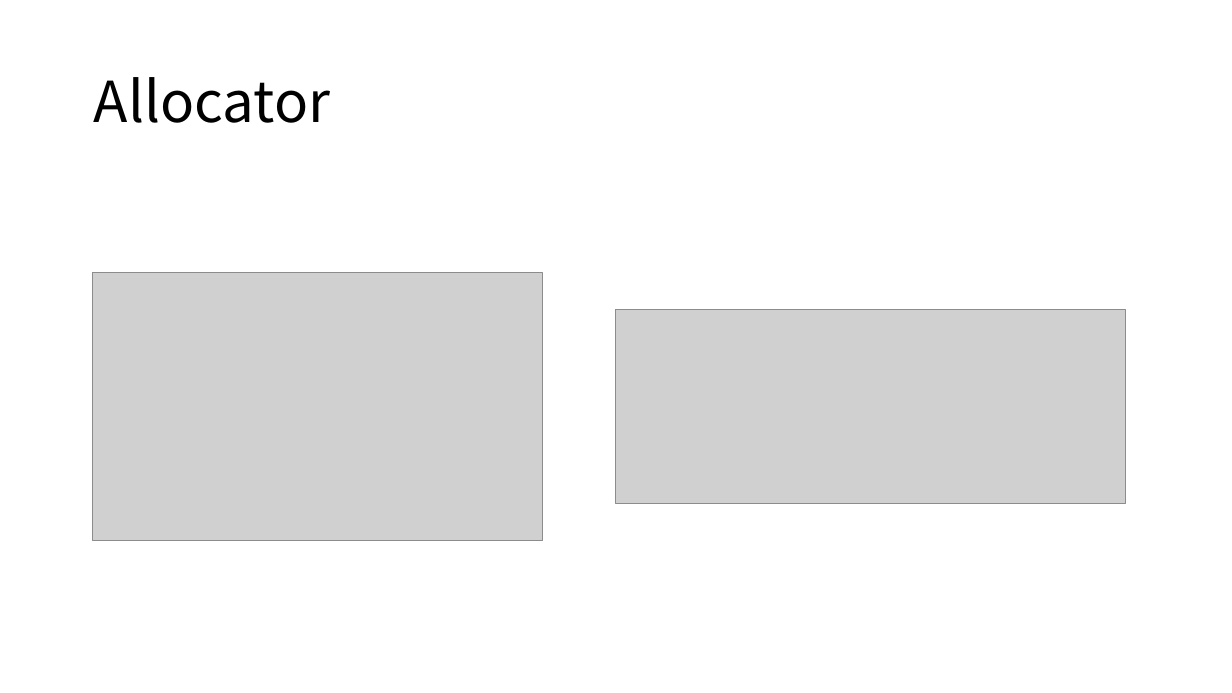
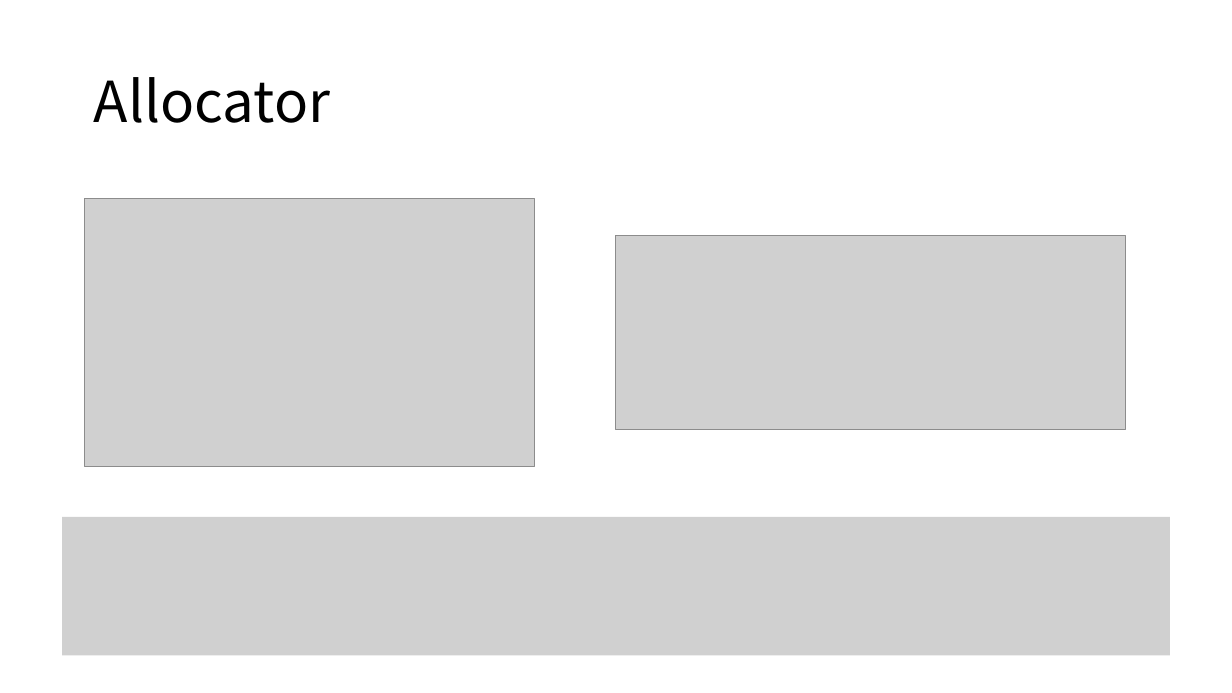
Before and after one commit to golbang2/kospi_portfolio_reinforcement_learning, a slide deck: slide 7 of kospi_portfolio_reinforcement_learning/포트폴리오 강화학습.pptx (slide 6 before the commit). Drawn at 1232x693 pixels with LibreOffice and Linux fonts; fonts in the diff are those of the drawing; grey boxes stand for pictures. Boxes give left, top, right and bottom in pixels: in the first picture for what was removed or moved away, otherwise in the second. Text is boxed around its words. In the diff, an @@ line names an element or a change of style, - is before the commit and + after.

```diff
--- a/kospi_portfolio_reinforcement_learning/포트폴리오 강화학습.pptx
+++ b/kospi_portfolio_reinforcement_learning/포트폴리오 강화학습.pptx
@@ picture: place and size @@
-picture at (93,273,543,541)
+picture at (85,199,534,467)
@@ picture: place and size @@
-picture at (616,310,1126,504)
+picture at (616,236,1126,430)
@@ picture added at (62,517,1170,655) @@
```
Also in this commit, not shown: 3 other slides changed, 1 slide added, 1 slide removed, 19 other files.
